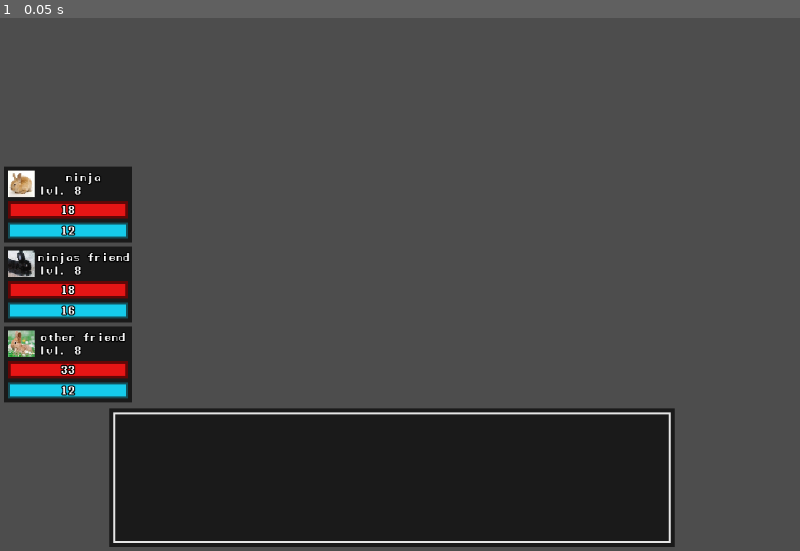
Above: before the commit, frame 1.
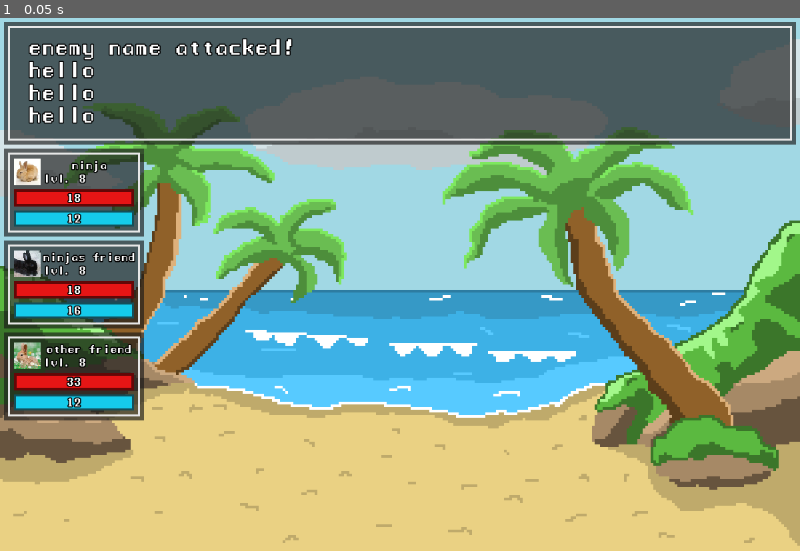
Above: after the commit, the same moment.

Repository: qwerty4u6/group-game
Game: Godot game, scene res://scenes/main.tscn
Two runs of this game, one before a commit and one after it. Both use one fixed random seed, a clock stepped at 60 frames per second and the inputs below.
Inputs:
- Up to frame 1 (0.05 s): no input

The runs differ from the first frame. In frame 1, 78% of the frame differs, in the area x 0-100%, y 0-100%.

Commit message:
more battle stuff

Diff:
--- a/scenes/battle.gd
+++ b/scenes/battle.gd
@@ -12,14 +12,14 @@
 		load("res://resources/player characters/ninja3.tres")
 	]
 	var i = 0
-	var offset = (806 - team_resources.size() * 120) / 2
+	var offset = (806 - team_resources.size() * 138) / 2
 	for member in team_resources.size():
 		var disp = char_stat_display_scene.instantiate()
 		members.push_back(disp)
 		add_child(disp)
 		disp.init(team_resources[i])
 
-		disp.position = Vector2(6, offset + i * 120)
+		disp.position = Vector2(6, offset + i * 138)
 		i += 1
 
 func _input(event):
--- a/scenes/battle.tscn
+++ b/scenes/battle.tscn
@@ -1,10 +1,12 @@
-[gd_scene load_steps=4 format=3 uid="uid://dqhi4pqqgstwj"]
+[gd_scene load_steps=6 format=3 uid="uid://dqhi4pqqgstwj"]
 
 [ext_resource type="Script" path="res://scenes/battle.gd" id="1_oa8rw"]
+[ext_resource type="Texture2D" uid="uid://lj6u44u54at8" path="res://assets/sprites/battle bg 1.png" id="2_4dond"]
 [ext_resource type="StyleBox" uid="uid://df80uuyvx30ud" path="res://scenes/standard_panel.tres" id="2_oyk0a"]
+[ext_resource type="FontFile" uid="uid://cc11lnvwh7ek2" path="res://assets/fonts/manaspace.ttf" id="3_lhcfr"]
 
 [sub_resource type="StyleBoxFlat" id="StyleBoxFlat_7vbk5"]
-bg_color = Color(0.101961, 0.101961, 0.101961, 1)
+bg_color = Color(0.101961, 0.101961, 0.101961, 0)
 border_width_left = 3
 border_width_top = 3
 border_width_right = 3
@@ -20,18 +22,59 @@
 grow_vertical = 2
 script = ExtResource("1_oa8rw")
 
-[node name="Panel" type="Panel" parent="."]
-layout_mode = 0
-offset_left = 164.0
-offset_top = 586.0
-offset_right = 1012.0
-offset_bottom = 794.0
-theme_override_styles/panel = ExtResource("2_oyk0a")
+[node name="Background" type="TextureRect" parent="."]
+layout_mode = 1
+anchors_preset = 15
+anchor_right = 1.0
+anchor_bottom = 1.0
+grow_horizontal = 2
+grow_vertical = 2
+texture = ExtResource("2_4dond")
 
-[node name="Panel" type="Panel" parent="Panel"]
+[node name="TextBox" type="Panel" parent="."]
 layout_mode = 0
 offset_left = 6.0
 offset_top = 6.0
-offset_right = 842.0
-offset_bottom = 202.0
+offset_right = 1194.0
+offset_bottom = 190.0
+theme_override_styles/panel = ExtResource("2_oyk0a")
+
+[node name="MarginContainer" type="MarginContainer" parent="TextBox"]
+layout_mode = 1
+anchors_preset = 15
+anchor_right = 1.0
+anchor_bottom = 1.0
+grow_horizontal = 2
+grow_vertical = 2
+theme_override_constants/margin_left = 6
+theme_override_constants/margin_top = 6
+theme_override_constants/margin_right = 6
+theme_override_constants/margin_bottom = 6
+
+[node name="Panel" type="Panel" parent="TextBox/MarginContainer"]
+layout_mode = 2
 theme_override_styles/panel = SubResource("StyleBoxFlat_7vbk5")
+
+[node name="MarginContainer" type="MarginContainer" parent="TextBox/MarginContainer/Panel"]
+layout_mode = 1
+anchors_preset = 15
+anchor_right = 1.0
+anchor_bottom = 1.0
+grow_horizontal = 2
+grow_vertical = 2
+theme_override_constants/margin_left = 30
+theme_override_constants/margin_top = 30
+theme_override_constants/margin_right = 30
+theme_override_constants/margin_bottom = 30
+
+[node name="Label" type="Label" parent="TextBox/MarginContainer/Panel/MarginContainer"]
+layout_mode = 2
+theme_override_colors/font_outline_color = Color(0, 0, 0, 1)
+theme_override_constants/outline_size = 6
+theme_override_fonts/font = ExtResource("3_lhcfr")
+theme_override_font_sizes/font_size = 30
+text = "enemy name attacked!
+hello
+hello
+hello"
+autowrap_mode = 1
--- a/scenes/char_stat_display.tscn
+++ b/scenes/char_stat_display.tscn
@@ -1,9 +1,17 @@
-[gd_scene load_steps=9 format=3 uid="uid://ckgui2apijnac"]
+[gd_scene load_steps=10 format=3 uid="uid://ckgui2apijnac"]
 
 [ext_resource type="Script" path="res://scenes/char_stat_display.gd" id="1_1g6ot"]
 [ext_resource type="StyleBox" uid="uid://df80uuyvx30ud" path="res://scenes/standard_panel.tres" id="1_essni"]
 [ext_resource type="FontFile" uid="uid://cc11lnvwh7ek2" path="res://assets/fonts/manaspace.ttf" id="2_hwgik"]
 [ext_resource type="Texture2D" uid="uid://dadylq3c81588" path="res://assets/sprites/placeholder 1.png" id="3_ponwi"]
+
+[sub_resource type="StyleBoxFlat" id="StyleBoxFlat_63oj4"]
+bg_color = Color(0.101961, 0.101961, 0.101961, 0)
+border_width_left = 3
+border_width_top = 3
+border_width_right = 3
+border_width_bottom = 3
+border_color = Color(0.901961, 0.901961, 0.901961, 1)
 
 [sub_resource type="StyleBoxFlat" id="StyleBoxFlat_wnmkl"]
 bg_color = Color(0.388235, 0.027451, 0.027451, 1)
@@ -28,19 +36,35 @@
 border_color = Color(0.0784314, 0.309804, 0.34902, 0.996078)
 
 [node name="CharStatDisplay" type="Panel"]
-offset_right = 192.0
-offset_bottom = 114.0
+offset_right = 210.0
+offset_bottom = 132.0
 theme_override_styles/panel = ExtResource("1_essni")
 script = ExtResource("1_1g6ot")
+
+[node name="MarginContainer" type="MarginContainer" parent="."]
+layout_mode = 1
+anchors_preset = 15
+anchor_right = 1.0
+anchor_bottom = 1.0
+grow_horizontal = 2
+grow_vertical = 2
+theme_override_constants/margin_left = 6
+theme_override_constants/margin_top = 6
+theme_override_constants/margin_right = 6
+theme_override_constants/margin_bottom = 6
+
+[node name="Border" type="Panel" parent="MarginContainer"]
+layout_mode = 2
+theme_override_styles/panel = SubResource("StyleBoxFlat_63oj4")
 
 [node name="NameLabel" type="Label" parent="."]
 layout_mode = 1
 anchors_preset = 15
 anchor_right = 1.0
 anchor_bottom = 1.0
-offset_left = 52.0
+offset_left = 55.0
 offset_top = 10.0
-offset_right = -6.0
+offset_right = -9.0
 offset_bottom = -88.0
 grow_horizontal = 2
 grow_vertical = 2
@@ -56,9 +80,9 @@
 anchors_preset = 15
 anchor_right = 1.0
 anchor_bottom = 1.0
-offset_left = 52.0
+offset_left = 59.0
 offset_top = 30.0
-offset_right = -6.0
+offset_right = -5.0
 offset_bottom = -68.0
 grow_horizontal = 2
 grow_vertical = 2
@@ -70,10 +94,10 @@
 
 [node name="HealthBar" type="ProgressBar" parent="."]
 layout_mode = 0
-offset_left = 6.0
-offset_top = 52.0
-offset_right = 186.0
-offset_bottom = 78.0
+offset_left = 15.0
+offset_top = 61.0
+offset_right = 195.0
+offset_bottom = 87.0
 theme_override_styles/background = SubResource("StyleBoxFlat_wnmkl")
 theme_override_styles/fill = SubResource("StyleBoxFlat_ydy53")
 value = 50.0
@@ -98,10 +122,10 @@
 
 [node name="ManaBar" type="ProgressBar" parent="."]
 layout_mode = 0
-offset_left = 6.0
-offset_top = 84.0
-offset_right = 186.0
-offset_bottom = 108.0
+offset_left = 15.0
+offset_top = 93.0
+offset_right = 195.0
+offset_bottom = 117.0
 theme_override_styles/background = SubResource("StyleBoxFlat_jh8mn")
 theme_override_styles/fill = SubResource("StyleBoxFlat_x88kr")
 value = 50.0
@@ -126,8 +150,8 @@
 
 [node name="TextureRect" type="TextureRect" parent="."]
 layout_mode = 0
-offset_left = 6.0
-offset_top = 6.0
-offset_right = 46.0
-offset_bottom = 46.0
+offset_left = 15.0
+offset_top = 15.0
+offset_right = 55.0
+offset_bottom = 55.0
 texture = ExtResource("3_ponwi")
--- a/scenes/standard_panel.tres
+++ b/scenes/standard_panel.tres
@@ -1,4 +1,4 @@
 [gd_resource type="StyleBoxFlat" format=3 uid="uid://df80uuyvx30ud"]
 
 [resource]
-bg_color = Color(0.101961, 0.101961, 0.101961, 1)
+bg_color = Color(0.101961, 0.101961, 0.101961, 0.662745)
Binary file added: assets/sprites/battle bg 1.png
Not shown, added: assets/sprites/battle bg 1.png.import
